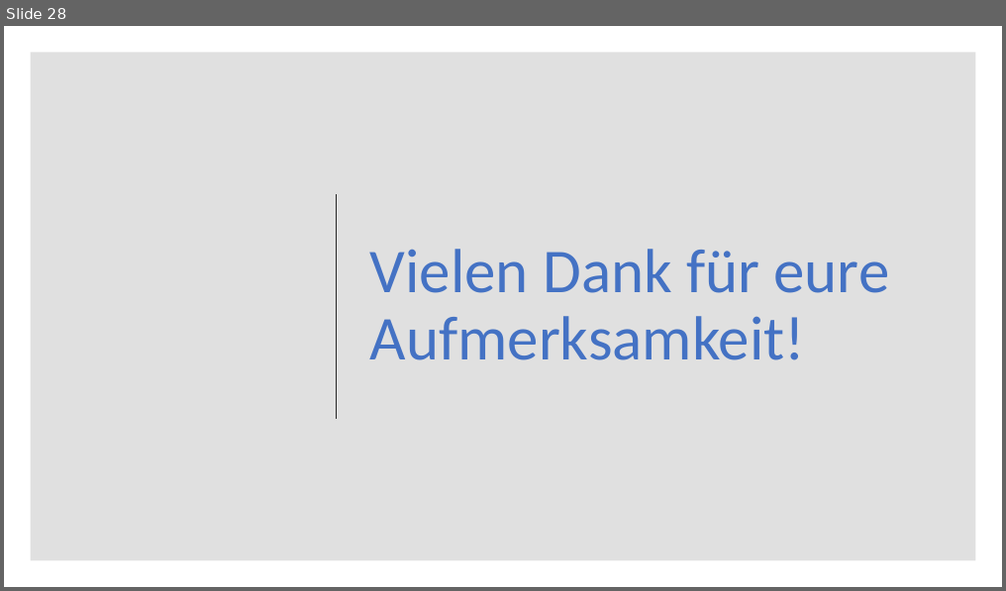
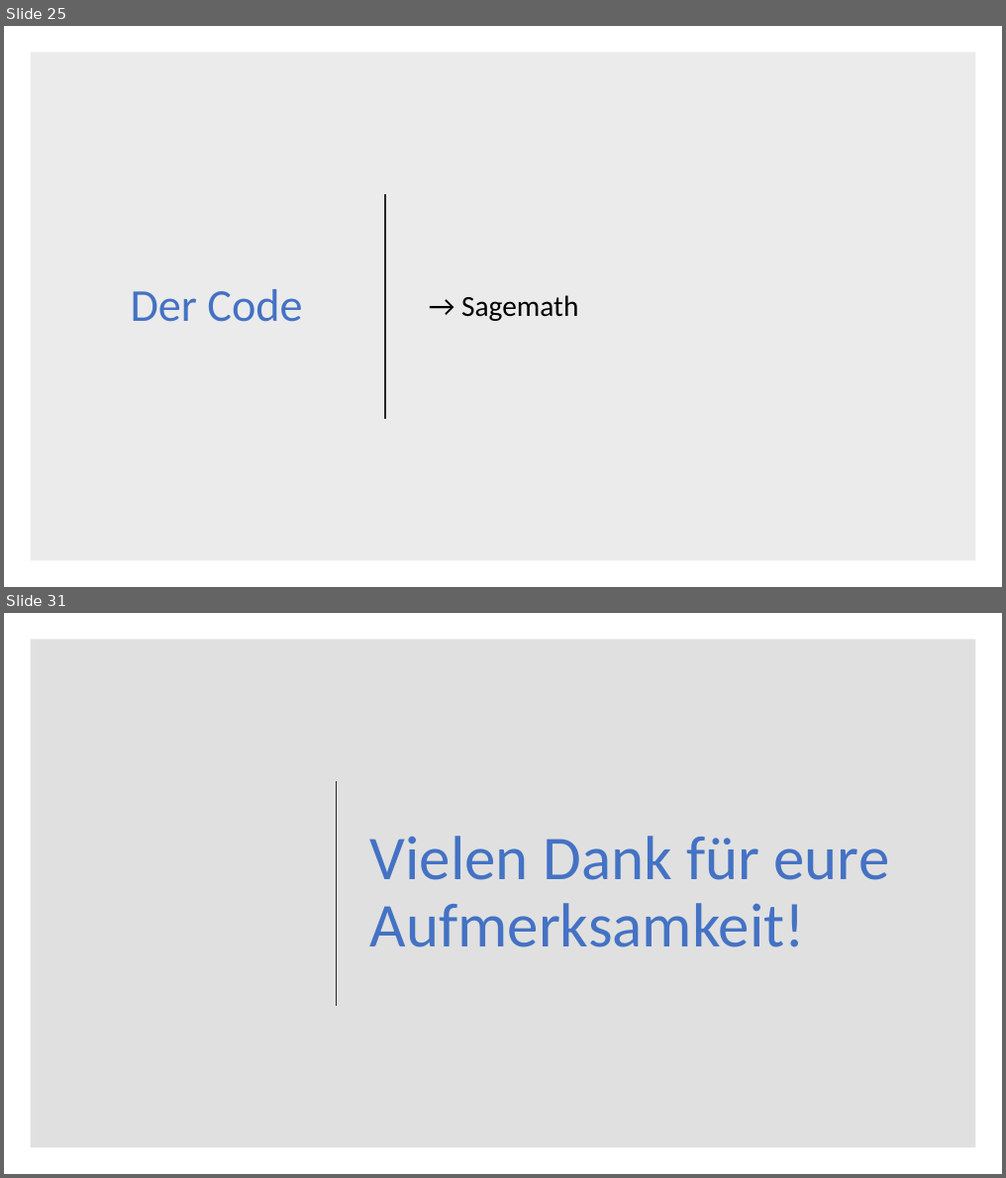
Before and after one commit to DerAlexx/Angewandte-Mathematik, a slide deck: Praktikum_6/Abgabe 6.pptx. Shown one above the other, each under a label of ours: slide 28 before the commit, slides 25 and 31 after it; the slides between them are not shown. The pictures are 1006x591 and 1006x1178 pixels, drawn with LibreOffice and Linux fonts; fonts in the diff are those of the drawing. Boxes give left, top, right and bottom in pixels: in the first picture for what was removed or moved away, otherwise in the second. Text is boxed around its words. In the diff, an @@ line names an element or a change of style, - is before the commit and + after.

```diff
--- a/Praktikum_6/Abgabe 6.pptx
+++ b/Praktikum_6/Abgabe 6.pptx
@@ slide 25 added at (x1=4, y1=26, x2=1002, y2=587), background #FFFFFF @@
@@ rectangle added at (x1=30, y1=52, x2=976, y2=562), fill #000000 at 8% opacity @@
@@ line added from (385, 194) to (385, 419), #262626 1.5 pt @@
@@ title added at (x1=131, y1=289, x2=302, y2=322), 44 pt, text #4472C4 @@
+Der Code
@@ text added at (x1=461, y1=295, x2=578, y2=321), 28 pt, text #000000 @@
+→ Sagemath
@@ what was slide 28 is now slide 31 @@
```
Also in this commit, not shown: 6 slides changed, 3 other slides added, 1 slide removed.
